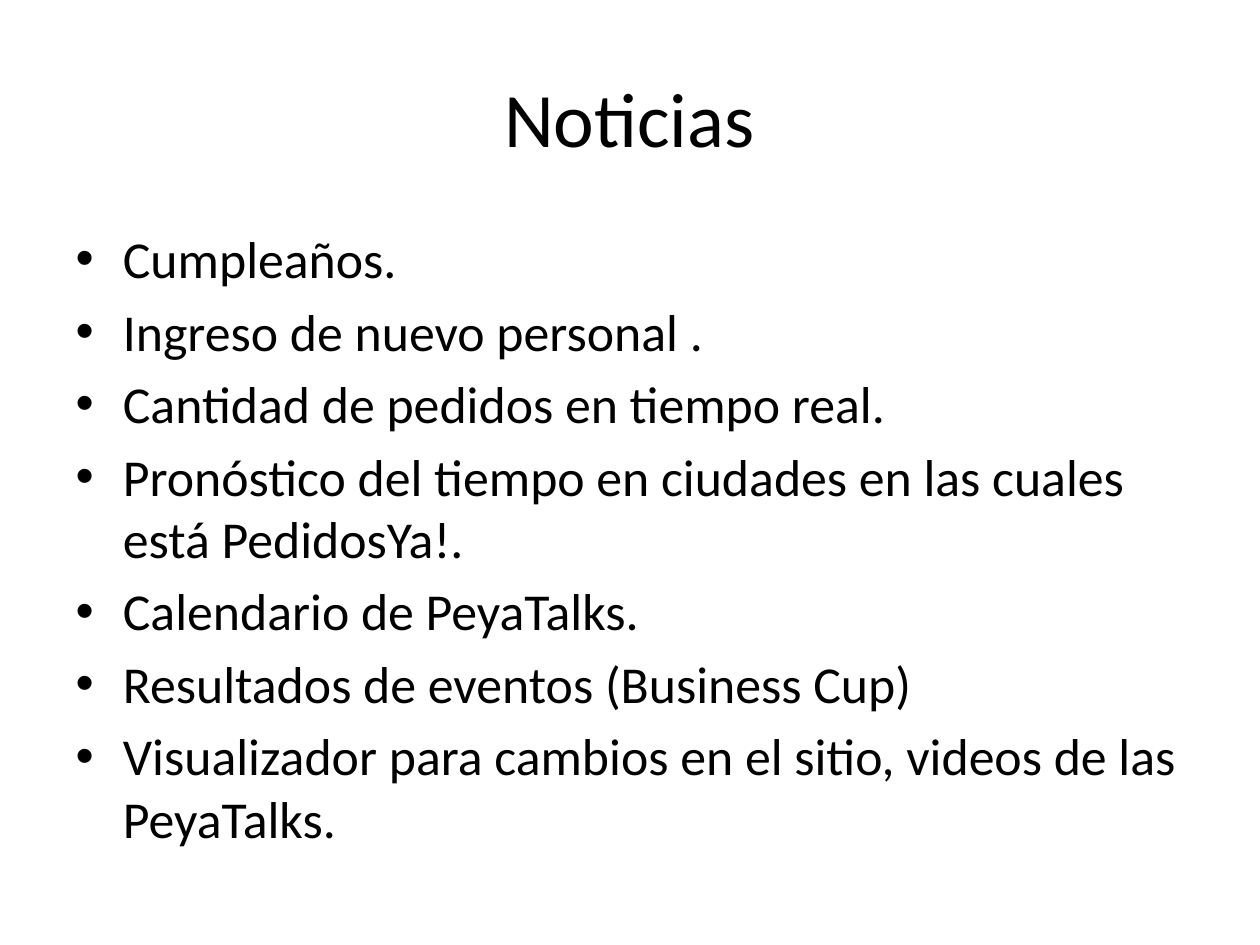
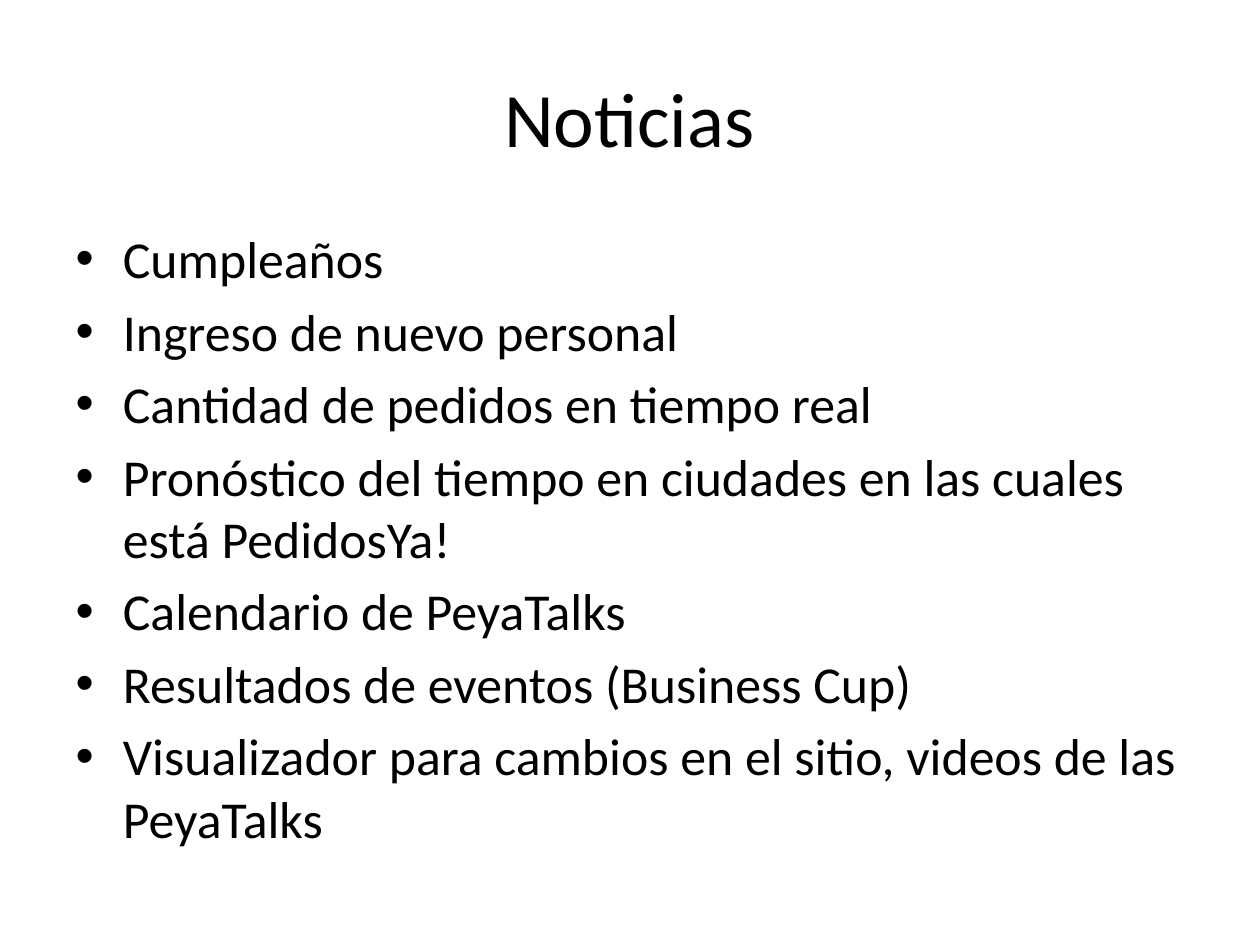
Before and after one commit to ignaciod/hackaton, a slide deck: slide 4 of Presentación/Hackaton.pptx. Drawn at 1260x945 pixels with LibreOffice and Linux fonts; fonts in the diff are those of the drawing. Boxes give left, top, right and bottom in pixels: in the first picture for what was removed or moved away, otherwise in the second. Text is boxed around its words. In the diff, an @@ line names an element or a change of style, - is before the commit and + after.

Commit message:
ppt update

```diff
--- a/Presentación/Hackaton.pptx
+++ b/Presentación/Hackaton.pptx
@@ text at (x1=123, y1=242, x2=1124, y2=639): text changed @@
-• Cumpleaños.
-• Ingreso de nuevo personal .
-• Cantidad de pedidos en tiempo real.
-• Pronóstico del tiempo en ciudades en las cuales está PedidosYa!.
-• Calendario de PeyaTalks.
+• Cumpleaños
+• Ingreso de nuevo personal
+• Cantidad de pedidos en tiempo real
+• Pronóstico del tiempo en ciudades en las cuales está PedidosYa!
+• Calendario de PeyaTalks
@@ text at (x1=123, y1=739, x2=1175, y2=847): text changed @@
-• Visualizador para cambios en el sitio, videos de las PeyaTalks.
+• Visualizador para cambios en el sitio, videos de las PeyaTalks
```
Also in this commit, not shown: 2 other slides changed.
